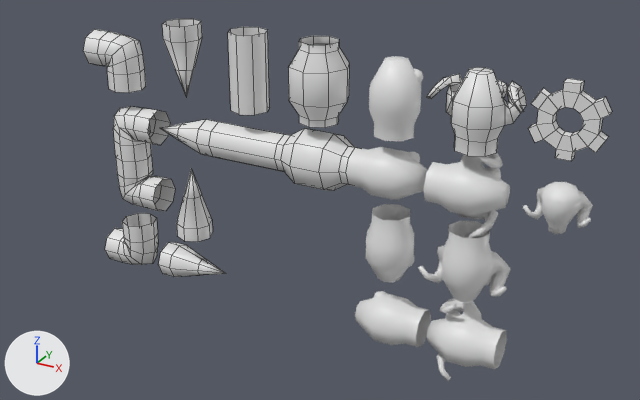
The FBX model Assets/Models/snake_parts.fbx: old version first, new version second.
One viewpoint serves both versions: a 50 mm lens placed at (5.99, -9.05, 2.98), pointed at (0.91, 0.19, -1.64). Lighting does not change. The marker at lower left points along +X, +Y and +Z. Mesh edges are drawn as thin lines on the coarser meshes. Where no turn or scale is listed for an object, it has been applied to the vertices.

Before the edit, the objects in view are built like this:
```python
me_cylinder_003 = bpy.data.meshes.new('Cylinder.003')
me_cylinder_003.from_pydata(...)  # 48 vertices, 40 faces; spans x -0.377..0.377, y -0.377..0.377, z -0.5..0.5
me_cylinder_003.materials.append(mat_material)  # white #e7e7e7
me_cylinder_006 = bpy.data.meshes.new('Cylinder.006')
me_cylinder_006.from_pydata(...)  # 56 vertices, 48 faces; spans x -0.5..0.25, y -0.25..0.25, z -0.5..0.25
me_cylinder_006.materials.append(mat_material)  # white #e7e7e7
me_cylinder_017 = bpy.data.meshes.new('Cylinder.017')
me_cylinder_017.from_pydata(...)  # 149 vertices, 140 faces; spans x -0.554..0.554, y -0.317..0.329, z -0.4..0.5
me_cylinder_017.materials.append(mat_material)  # white #e7e7e7
ob_cylinder_003 = bpy.data.objects.new('Cylinder.003', me_cylinder_003)
ob_cylinder_003.location = (1.0, 0.0, 0.0)
ob_cylinder_005 = bpy.data.objects.new('Cylinder.005', me_cylinder_006)
ob_cylinder_005.location = (-2.0, 0.0, 0.0)
ob_cylinder_017 = bpy.data.objects.new('Cylinder.017', me_cylinder_017)
ob_cylinder_017.location = (3.0, 0.0, -2.0)
# also in view: 'Cylinder.010' at (-1.88, 0.0, -1.88); 'Cylinder.019' at (3.05, 0.01, -3.0); 'Cylinder.009' at (-1.88, 0.0, -1.12); 'Cylinder.002' at (2.0, 0.0, -0.05); 'Cylinder.015' at (2.95, 0.01, -1.0)
```
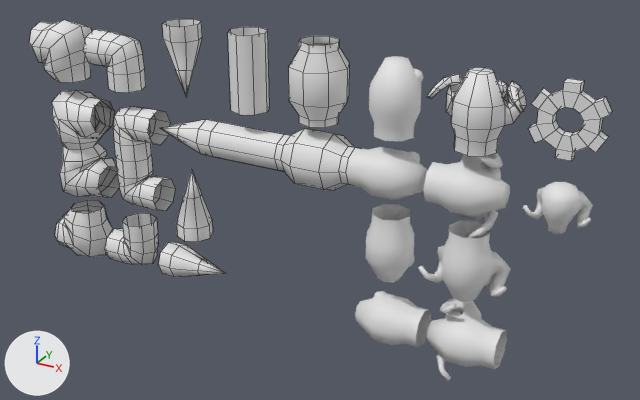
Pixel boxes (x1, y1, x2, y2) of what changed, in the pictures (640 x 400 px):
'Cylinder.020', added
    after: (29, 20, 91, 83)
'Cylinder.021', added
    after: (52, 90, 115, 150)
'Cylinder.022', added
    after: (60, 143, 119, 198)
'Cylinder.023', added
    after: (55, 200, 113, 257)

The edits, one by one:
Material 'Material.001' (mat_material_001) is new.
Its base color is (0.8, 0.8, 0.8) (white #e7e7e7).
Mesh me_cylinder_022 is new.
It has 56 vertices, 48 faces and spans x -0.5..0.322, y -0.375..0.375, z -0.5..0.322.
It uses material mat_material_001 (white #e7e7e7).
Mesh me_cylinder_024 is new.
It has 56 vertices, 48 faces and spans x -0.322..0.5, y -0.375..0.375, z -0.322..0.5.
It uses material mat_material_001 (white #e7e7e7).
Mesh me_cylinder_023 is new.
It has 56 vertices, 48 faces and spans x -0.322..0.5, y -0.375..0.375, z -0.5..0.322.
It uses material mat_material_001 (white #e7e7e7).
Mesh me_cylinder_025 is new.
It has 56 vertices, 48 faces and spans x -0.5..0.322, y -0.375..0.375, z -0.322..0.5.
It uses material mat_material_001 (white #e7e7e7).
Object 'Cylinder.020' (ob_cylinder_020) is new; it shows me_cylinder_022.
Its location is (-3.0, 0.0, 0.0).
Object 'Cylinder.022' (ob_cylinder_022) is new; it shows me_cylinder_024.
Its location is (-3.0, 0.0, -2.0).
Object 'Cylinder.021' (ob_cylinder_021) is new; it shows me_cylinder_023.
Its location is (-3.0, 0.0, -1.0).
Object 'Cylinder.023' (ob_cylinder_023) is new; it shows me_cylinder_025.
Its location is (-3.0, 0.0, -3.0).
